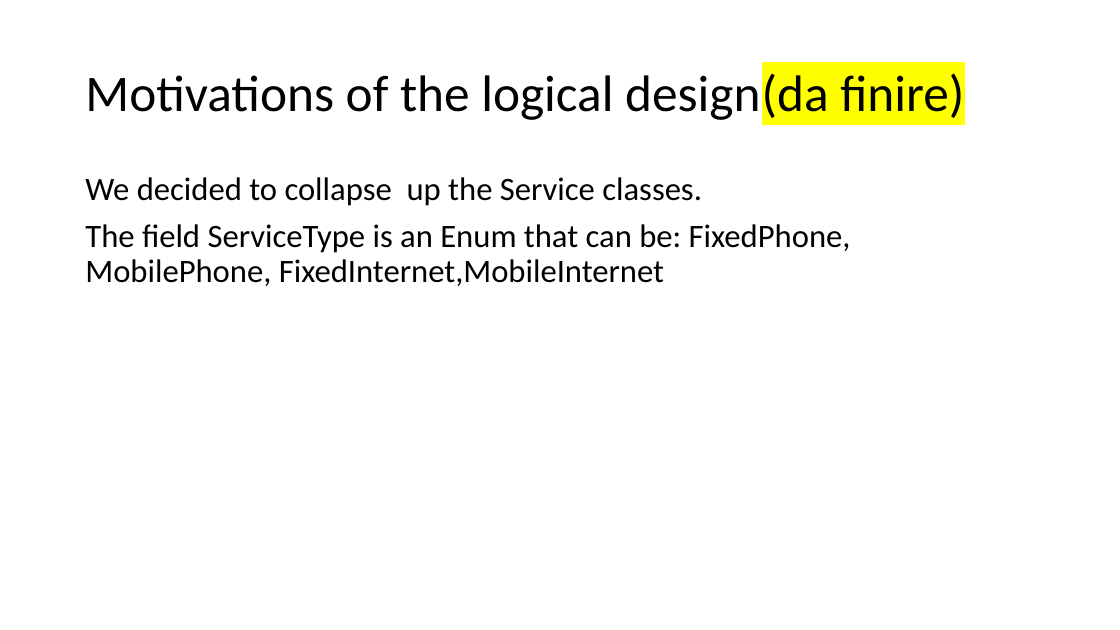
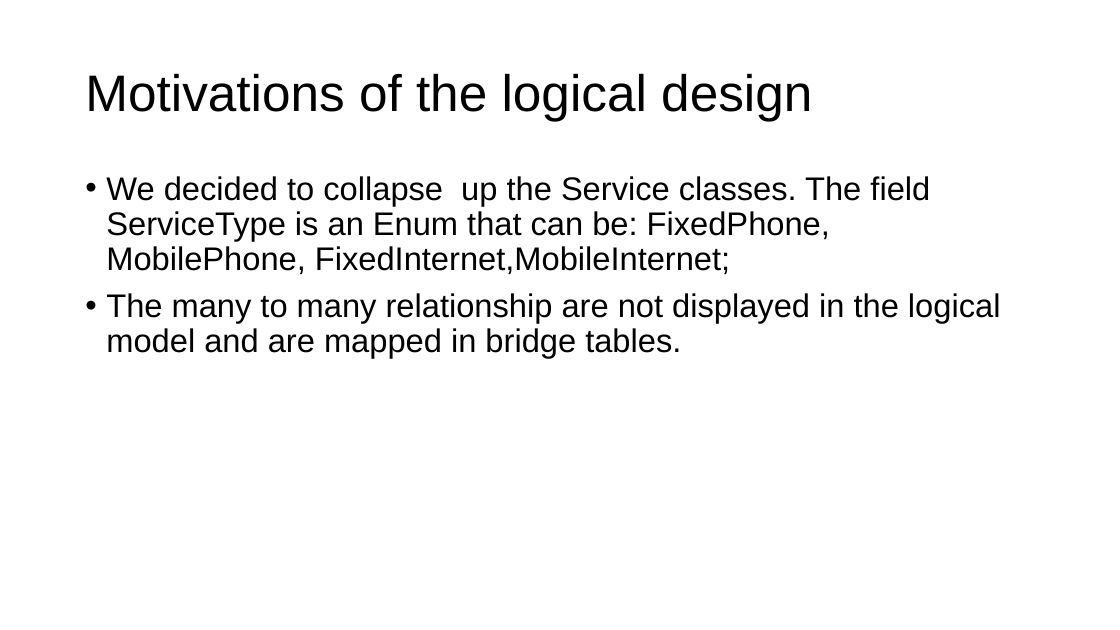
Before and after one commit to priscia99/databases-2-project, a slide deck: slide 11 of Deliverables/Report/Report.pptx (slide 7 before the commit). Drawn at 1120x630 pixels with LibreOffice and Linux fonts; fonts in the diff are those of the drawing. Boxes give left, top, right and bottom in pixels: in the first picture for what was removed or moved away, otherwise in the second. Text is boxed around its words. In the diff, an @@ line names an element or a change of style, - is before the commit and + after.

```diff
--- a/Deliverables/Report/Report.pptx
+++ b/Deliverables/Report/Report.pptx
@@ title at box(85, 73, 812, 121): text changed; font Calibri to Arial @@
-Motivations of the logical design(da finire)
+Motivations of the logical design
@@ text at box(106, 176, 1001, 358): text changed; font Calibri to Arial @@
-We decided to collapse up the Service classes.
-The field ServiceType is an Enum that can be: FixedPhone, MobilePhone, FixedInternet,MobileInternet
+• We decided to collapse up the Service classes. The field ServiceType is an Enum that can be: FixedPhone, MobilePhone, FixedInternet,MobileInternet;
+• The many to many relationship are not displayed in the logical model and are mapped in bridge tables.
```
Also in this commit, not shown: 25 other slides changed, 33 slides added, 5 slides removed, 5 other files.
